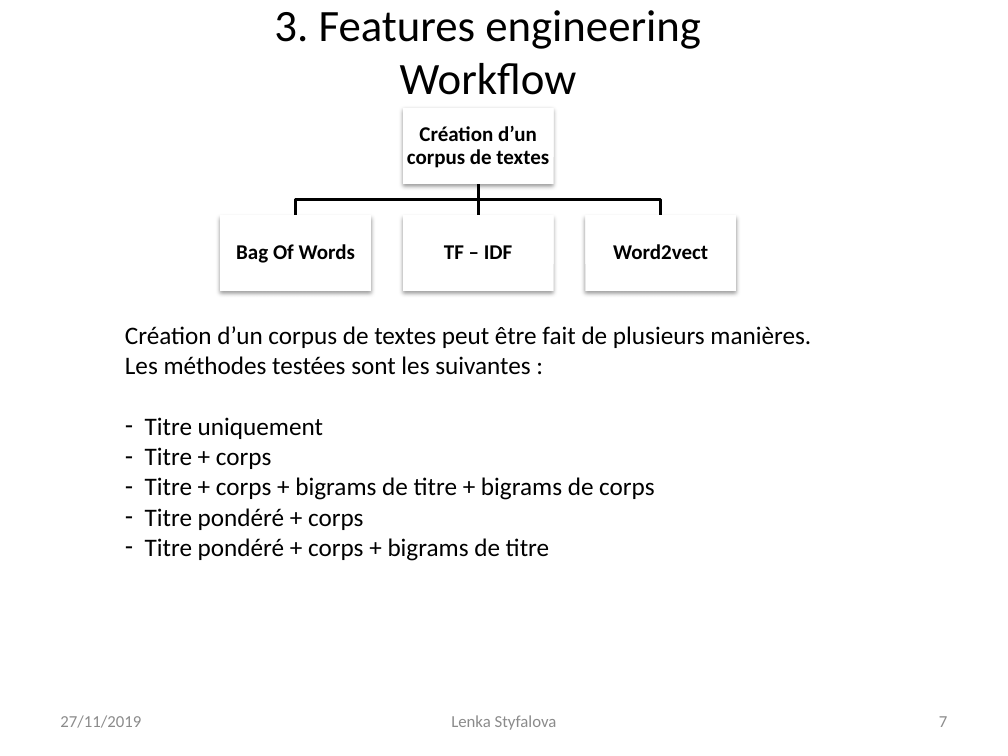
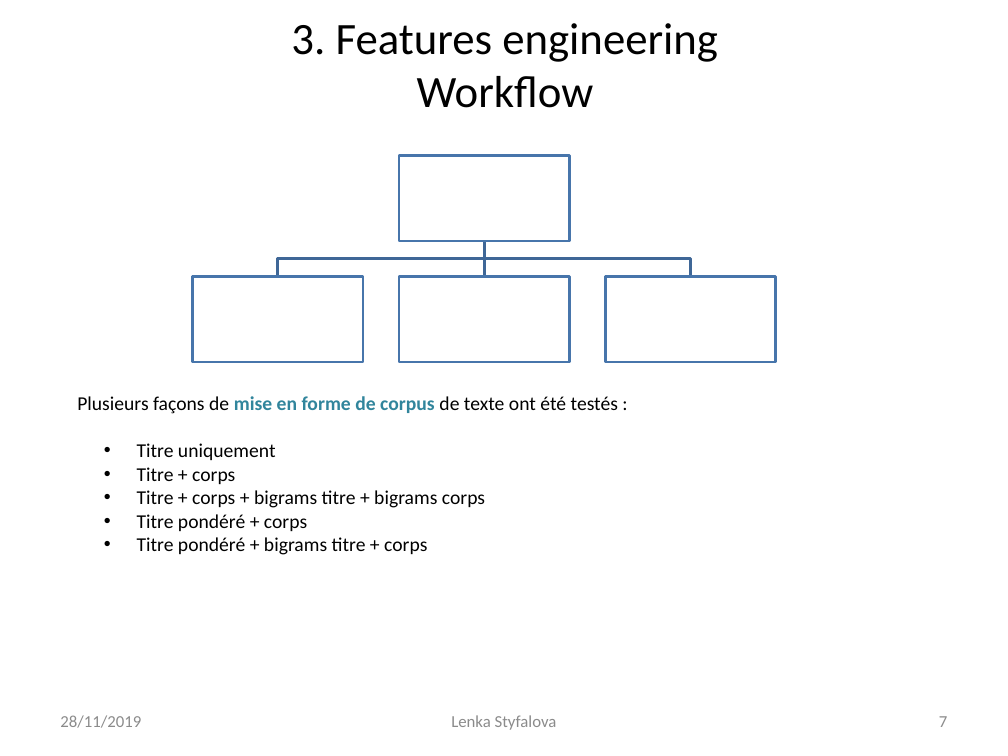
Before and after one commit to Lenka-St/Projet5, a slide deck: slide 7 of Projet 5 - Catégorisez automatiquement des questions.pptx. Drawn at 1008x756 pixels with LibreOffice and Linux fonts; fonts in the diff are those of the drawing. Boxes give left, top, right and bottom in pixels: in the first picture for what was removed or moved away, otherwise in the second. Text is boxed around its words. In the diff, an @@ line names an element or a change of style, - is before the commit and + after.

```diff
--- a/Projet 5 - Catégorisez automatiquement des questions.pptx
+++ b/Projet 5 - Catégorisez automatiquement des questions.pptx
@@ title "3. Features engineering Workflow": place and size @@
-title "3. Features engineering Workflow" at (274,10,701,95)
+title "3. Features engineering Workflow" at (291,23,718,108)
@@ rectangle: place and size @@
-rectangle at (403,108,554,183)
+rectangle at (399,156,570,242)
@@ freeform shape: place and size @@
-freeform shape at (295,183,478,215)
+freeform shape at (278,241,485,277)
@@ freeform shape: place and size @@
-freeform shape at (473,183,483,215)
+freeform shape at (479,241,489,277)
@@ outline #000000 2 pt to #3F6797 2 pt in 3 elements at (479,241,489,277), (278,241,485,277), (484,241,690,277) @@
@@ freeform shape: place and size @@
-freeform shape at (478,183,660,215)
+freeform shape at (484,241,690,277)
@@ group removed at (236,126,708,263): 4 texts @@
-Création d’un corpus de textes
-Bag Of Words
-TF – IDF
-Word2vect
@@ rectangle: place and size @@
-rectangle at (220,216,371,291)
+rectangle at (193,277,363,363)
@@ rectangle: place and size @@
-rectangle at (403,216,554,291)
+rectangle at (399,277,570,363)
@@ outline none to #4875AC 2 pt; shadow off in 4 elements at (399,156,570,242), (399,277,570,363), (193,277,363,363), (605,277,775,363) @@
@@ rectangle: place and size @@
-rectangle at (586,216,737,291)
+rectangle at (605,277,775,363)
@@ text "Plusieurs façons de mise en ...": place and size @@
-text "Plusieurs façons de mise en ..." at (125,326,811,561)
+text "Plusieurs façons de mise en ..." at (77,396,618,555)
@@ text at (77,396,618,414): text changed; size 18 to 14 pt @@
-Création d’un corpus de textes peut être fait de plusieurs manières. Les méthodes testées sont les suivantes :
+Plusieurs façons de mise en forme de corpus de texte ont été testés :
@@ text at (137,443,307,531): size 18 to 14 pt in "Titre uniquement", "Titre + corps", "Titre pondéré + corps"; bullet - to •; list level 1 to 2 in "Titre uniquement"; list level 1 to 2 in "Titre + corps"; list level 1 to 2 in "Titre pondéré + corps" @@
@@ text at (137,490,485,508): text changed; size 18 to 14 pt @@
-– Titre + corps + bigrams de titre + bigrams de corps
+  • Titre + corps + bigrams titre + bigrams corps
@@ text at (137,537,427,555): text changed; size 18 to 14 pt @@
-– Titre pondéré + corps + bigrams de titre
+  • Titre pondéré + bigrams titre + corps
@@ text at (60,715,141,728): text changed @@
-27/11/2019
+28/11/2019
```
Also in this commit, not shown: 16 other slides changed, 8 slides added, 1 slide removed.
